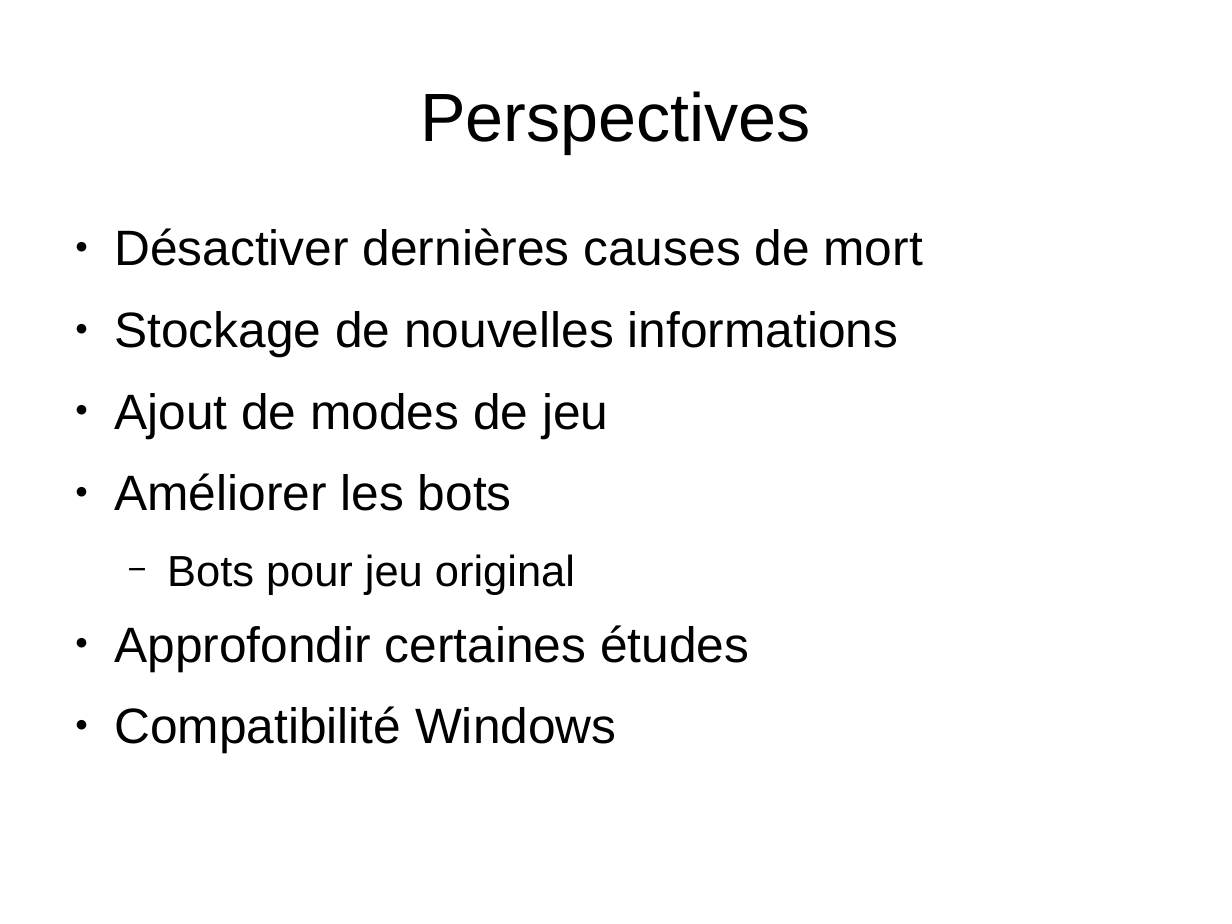
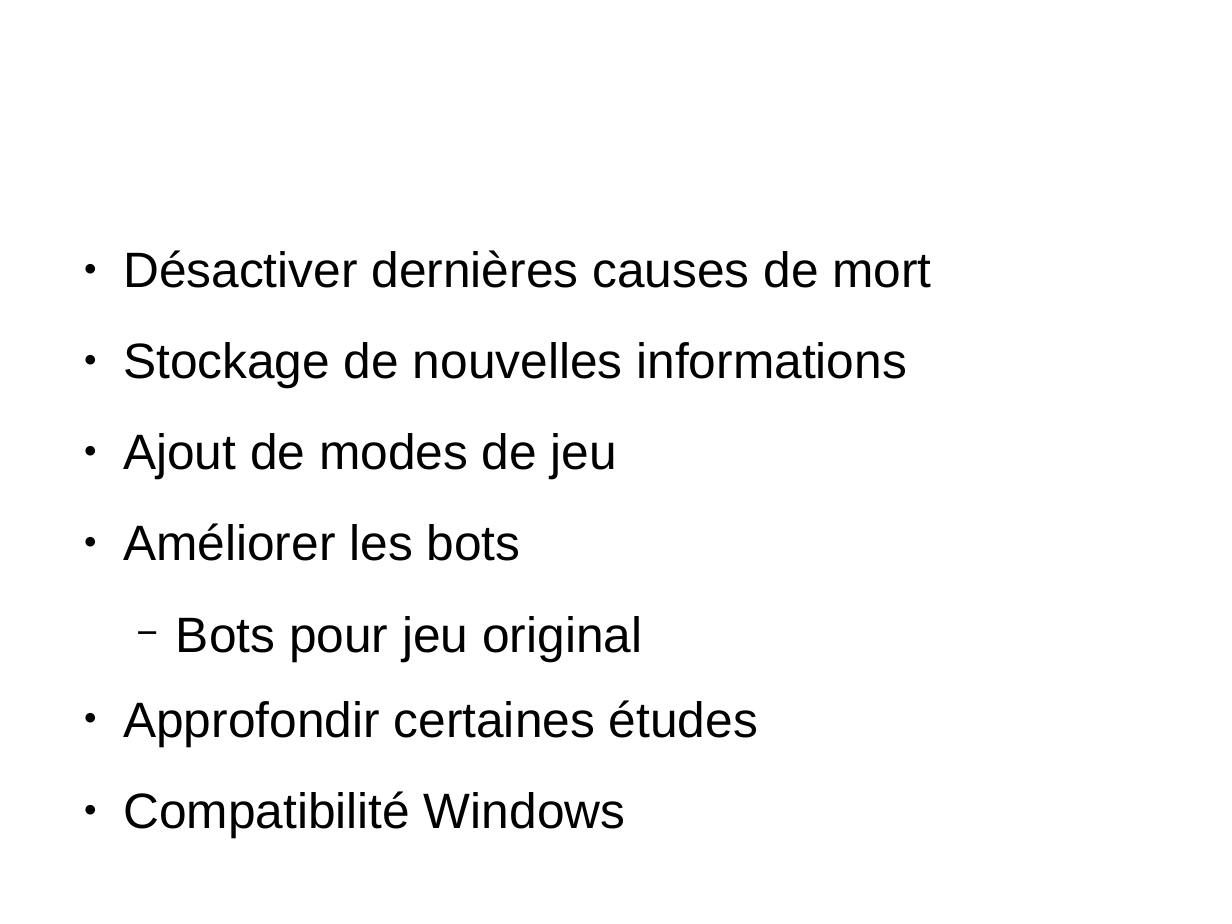
Before and after one commit to medrimonia/PFA-Nethack, a slide deck: slide 16 of papers/soutenance/soutenance.odp. Drawn at 1232x924 pixels with LibreOffice and Linux fonts; fonts in the diff are those of the drawing; background and template pictures are left out. Boxes give left, top, right and bottom in pixels: in the first picture for what was removed or moved away, otherwise in the second. Text is boxed around its words. In the diff, an @@ line names an element or a change of style, - is before the commit and + after.

```diff
--- a/papers/soutenance/soutenance.odp
+++ b/papers/soutenance/soutenance.odp
@@ title "Perspectives" at bbox=[61, 37, 1171, 191]: size 44 to 56.1 pt, text colour #000000 to #FFFFFF; alignment centre to left @@
@@ text "Désactiver dernières causes de mort": place and size @@
-text "Désactiver dernières causes de mort" at bbox=[114, 228, 923, 753]
+text "Désactiver dernières causes de mort" at bbox=[123, 250, 931, 837]
@@ text "Désactiver dernières causes de mort" at bbox=[123, 250, 931, 837]: size 28 to 32 pt in "Bots pour jeu original"; more space between paragraphs @@
```
Also in this commit, not shown: 16 other slides changed.
